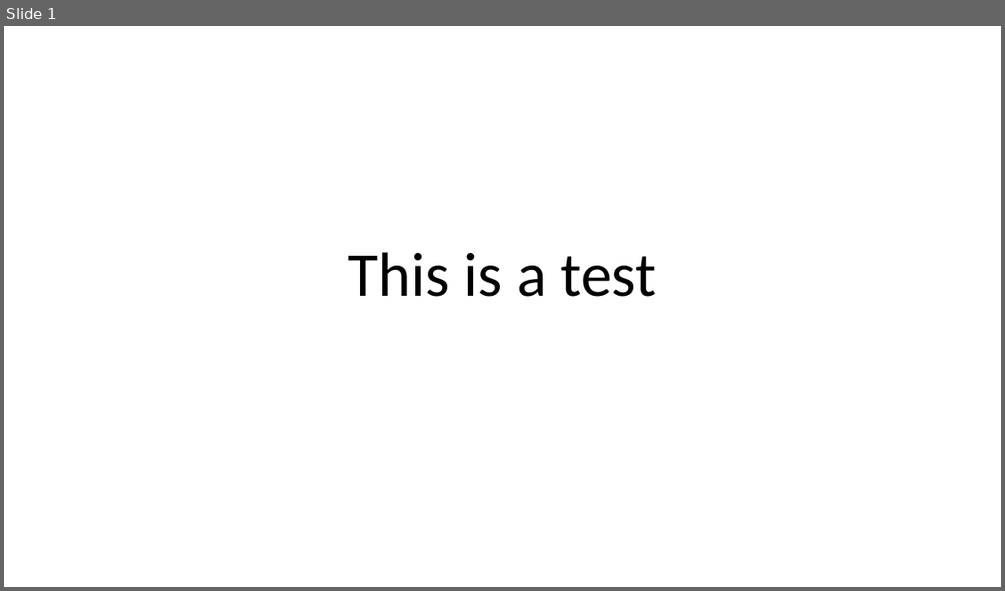
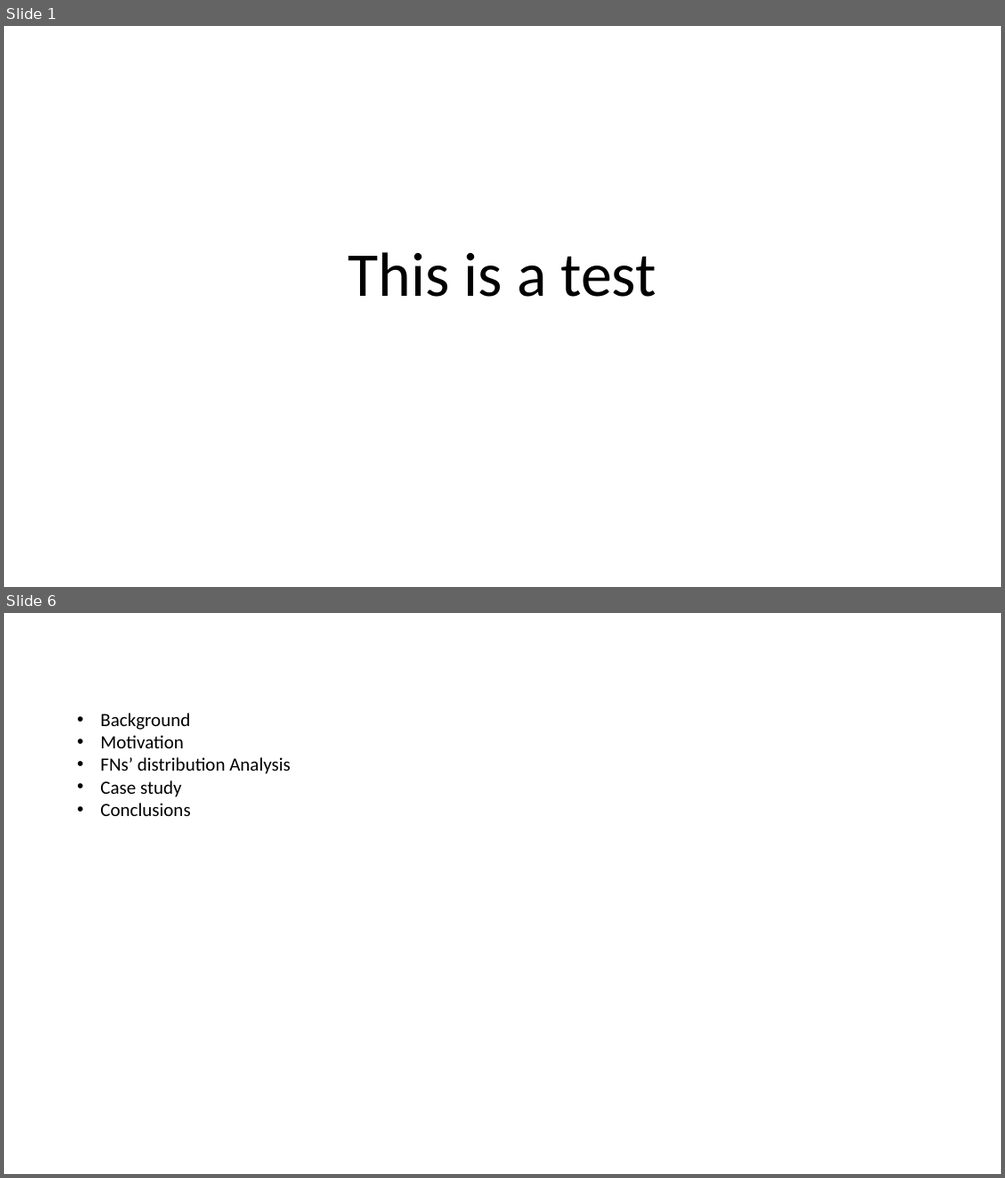
Before and after one commit to lkqnaruto/model_monitoring, a slide deck: test_slides.pptx. Shown one above the other, each under a label of ours: slide 1 before the commit, slides 1 and 6 after it; the slides between them are not shown. The pictures are 1005x591 and 1005x1178 pixels, drawn with LibreOffice and Linux fonts; fonts in the diff are those of the drawing. Boxes give left, top, right and bottom in pixels: in the first picture for what was removed or moved away, otherwise in the second. Text is boxed around its words. In the diff, an @@ line names an element or a change of style, - is before the commit and + after.

```diff
--- a/test_slides.pptx
+++ b/test_slides.pptx
@@ slide 6 added at <box>4,613,1001,1174</box>, background #FFFFFF @@
@@ text added at <box>100,713,291,816</box>, 18 pt, text #000000 @@
+• Background
+• Motivation
+• FNs’ distribution Analysis
+• Case study
+• Conclusions
```
Also in this commit, not shown: 4 other slides added.
